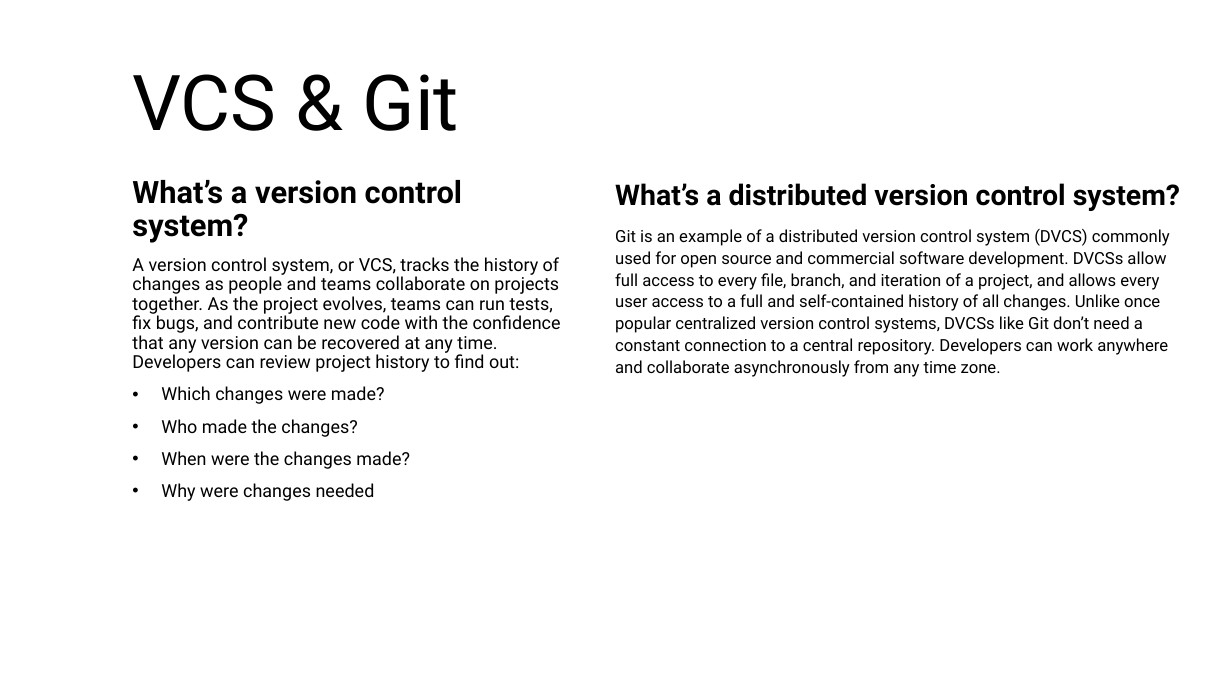
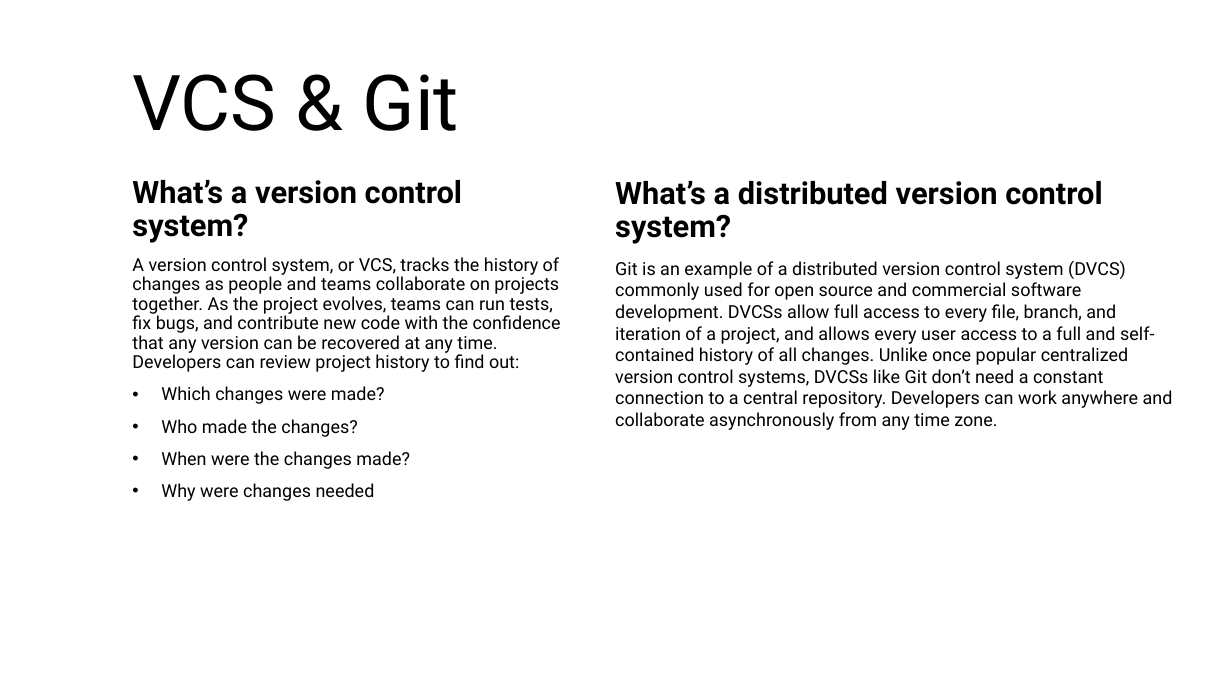
Before and after one commit to sumitkadu/Git101_WomenWhoCode, a slide deck: slide 3 of Git101_WWC.pptx. Drawn at 1232x693 pixels with LibreOffice and Linux fonts; fonts in the diff are those of the drawing. Boxes give left, top, right and bottom in pixels: in the first picture for what was removed or moved away, otherwise in the second. Text is boxed around its words. In the diff, an @@ line names an element or a change of style, - is before the commit and + after.

```diff
--- a/Git101_WWC.pptx
+++ b/Git101_WWC.pptx
@@ text "What’s a distributed version control ..." at <box>615,181,1173,430</box>: size 22.2 to 24 pt in "What’s a distributed version control system?"; size 12.9 to 14 pt; line spacing 1 to 0.9; line spacing 1.1 to 1 @@
```
Also in this commit, not shown: 4 other slides changed, 1 slide added.
